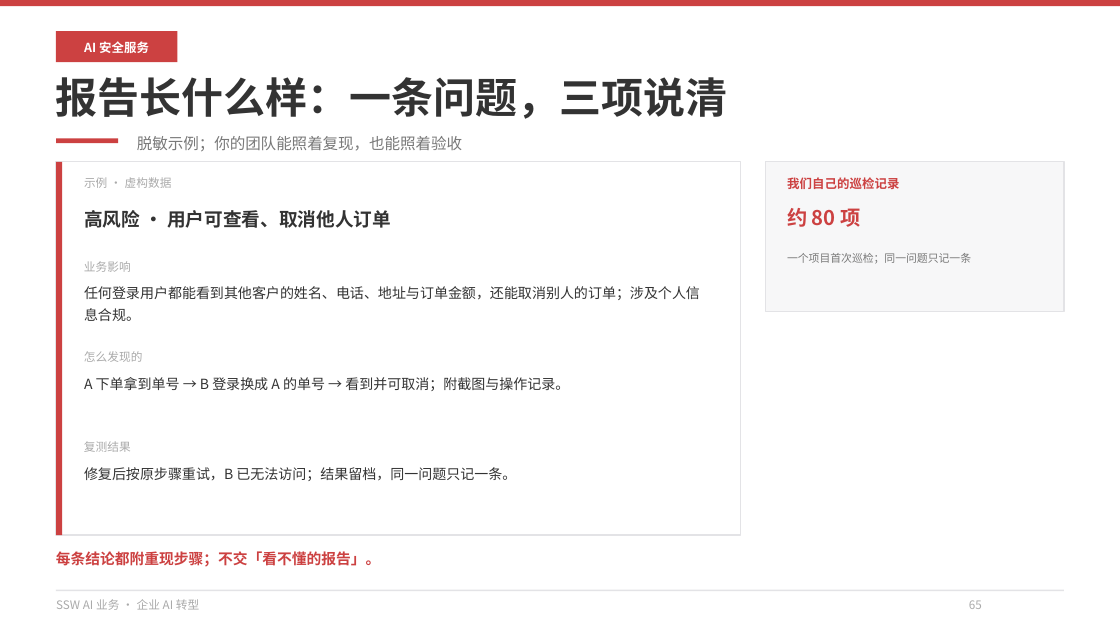
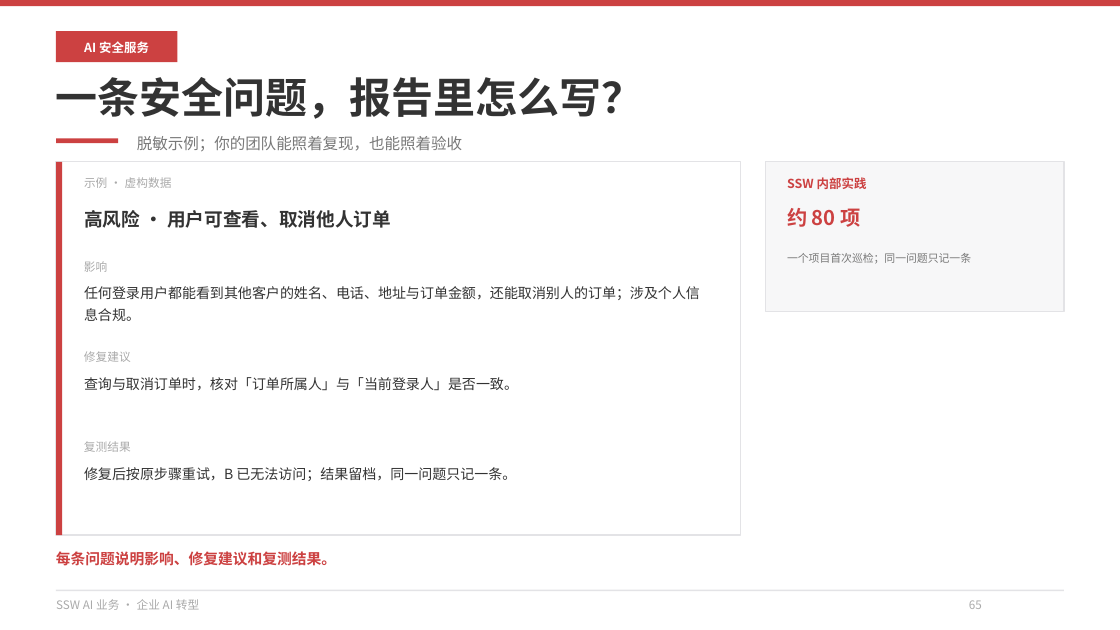
Before and after one commit to hveraus/ssw-business, a slide deck: slide 65 of SSW AI 业务_v2/SSW AI 业务_v3.pptx. Drawn at 1120x630 pixels with LibreOffice and Linux fonts; fonts in the diff are those of the drawing. Boxes give left, top, right and bottom in pixels: in the first picture for what was removed or moved away, otherwise in the second. Text is boxed around its words. In the diff, an @@ line names an element or a change of style, - is before the commit and + after.

Commit message:
第八部分措辞按评审改写（12 处）
- P58 分隔页：改为「现有安全工具继续用，业务权限和流程还要单独验证」，导览行「查系统 · 审代码 · 管助手」
- P60 盲区页：标题改「哪些业务风险需要单独验证？」，页底改「现有安全工具继续用，业务权限和流程单独验证」
- P59 三项服务：标题改「查现有系统 · 审代码与工具 · 管运行中的助手」，卡标签改「现有系统 / 运行中的助手」
- P61 服务一：问题条以「攻击者可以借助 AI 批量尝试」开头并接订单权限例子；四步改动词「多权限账号验证 / 确认影响并出报告」
- P62 服务二：标题改「AI 写的代码、员工搭的工具，上线前怎么审？」，成果改「员工自建工具上线前完成权限和数据检查」
- P63 服务三：副标改「AI 按用户权限取数，关键操作经授权人员确认；先评估现有模型与平台能接入哪些控制」
- P64 架构：标题改「数据存在哪，什么情况下会发给外部模型？」
- P65 报告：标题改「一条安全问题，报告里怎么写？」，三项改影响/修复建议/复测结果，页底与「SSW 内部实践」标签同步
- P66 诊断：标题改「选一个模块，做一次 3 天安全诊断」，副标写交付内容，不收费口径并入页底
- P34 数据安全：副标改「部署前，先和你确认这四件事」，第三卡改「哪些数据可以发给外部模型」

```diff
--- a/SSW AI 业务_v2/SSW AI 业务_v3.pptx
+++ b/SSW AI 业务_v2/SSW AI 业务_v3.pptx
@@ text at (56, 77, 644, 119): text changed @@
-报告长什么样：一条问题，三项说清
+一条安全问题，报告里怎么写？
@@ text at (787, 177, 867, 189): text changed @@
-我们自己的巡检记录
+SSW 内部实践
@@ text at (84, 261, 107, 272): text changed @@
-业务影响
+影响
@@ text at (84, 351, 131, 362): text changed @@
-怎么发现的
+修复建议
@@ text at (84, 377, 518, 391): text changed @@
-A 下单拿到单号 → B 登录换成 A 的单号 → 看到并可取消；附截图与操作记录。
+查询与取消订单时，核对「订单所属人」与「当前登录人」是否一致。
@@ text at (56, 551, 336, 566): text changed @@
-每条结论都附重现步骤；不交「看不懂的报告」。
+每条问题说明影响、修复建议和复测结果。
```
Also in this commit, not shown: 10 other slides changed, 1 other file.
